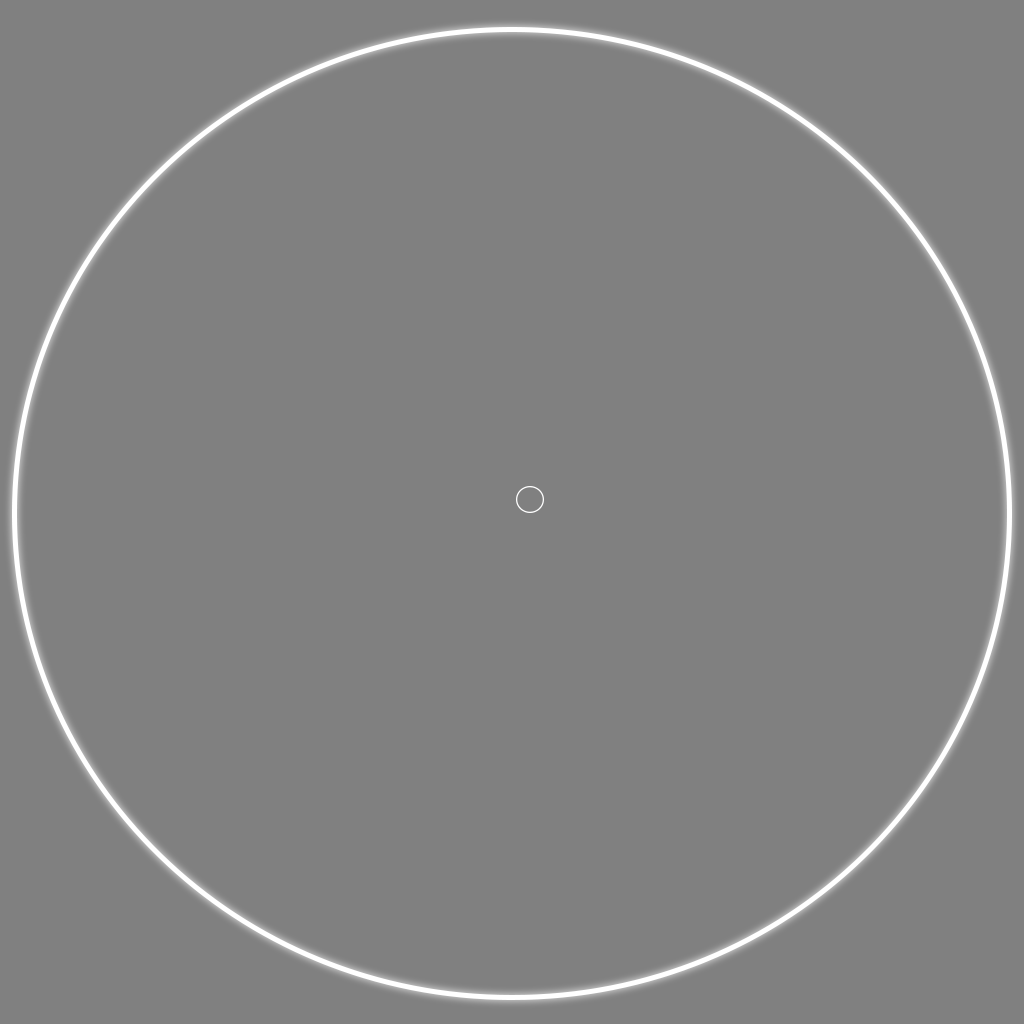
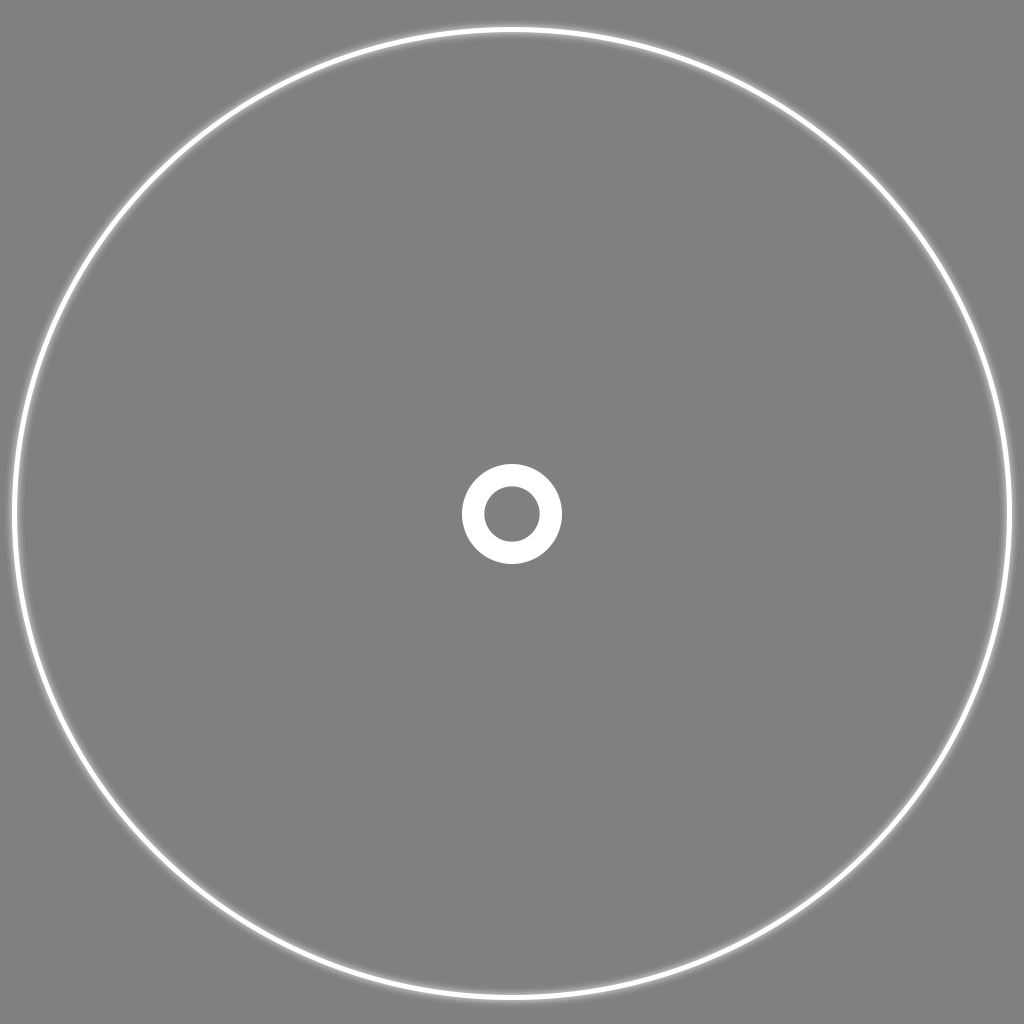
Comparing the layer stacks of the two w=1024, h=1024 images. Changes:
painted on "Ellipse 1 copy 2" over bbox(462, 464, 562, 564)
